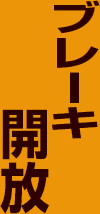
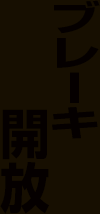
Two versions of the same layered image (100×214). Layer-by-layer changes:
added layer "圖層 2" (90%) above "開放" over [0, 0, 100, 214]
